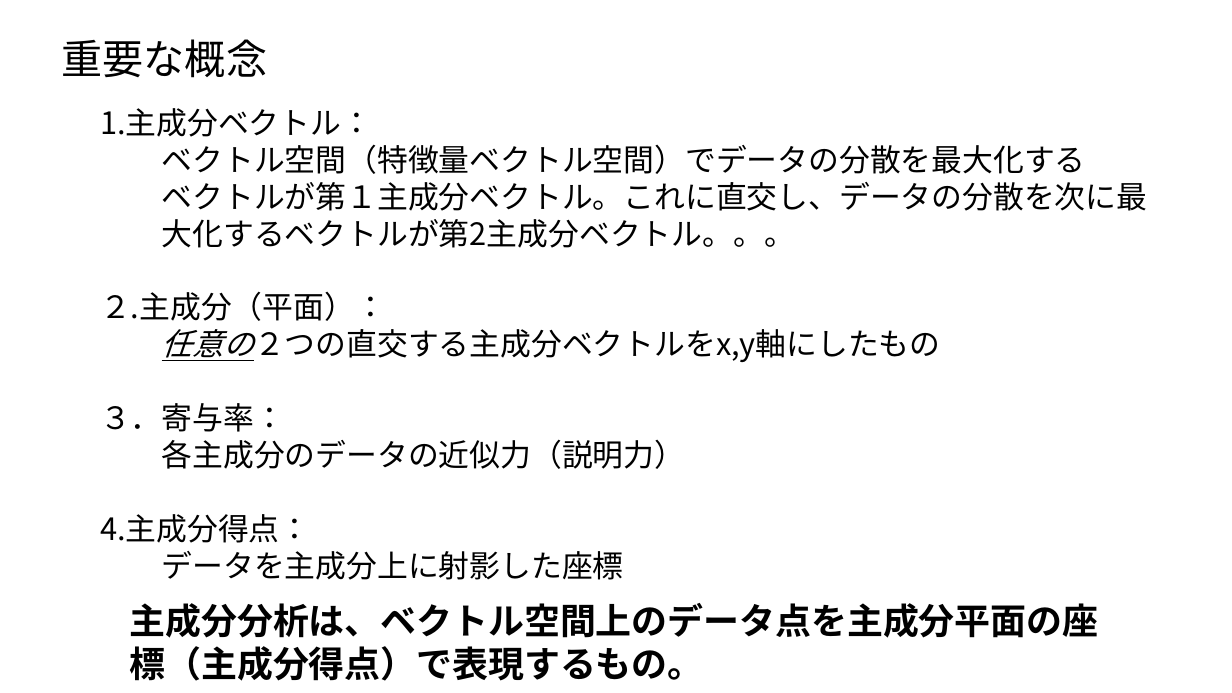
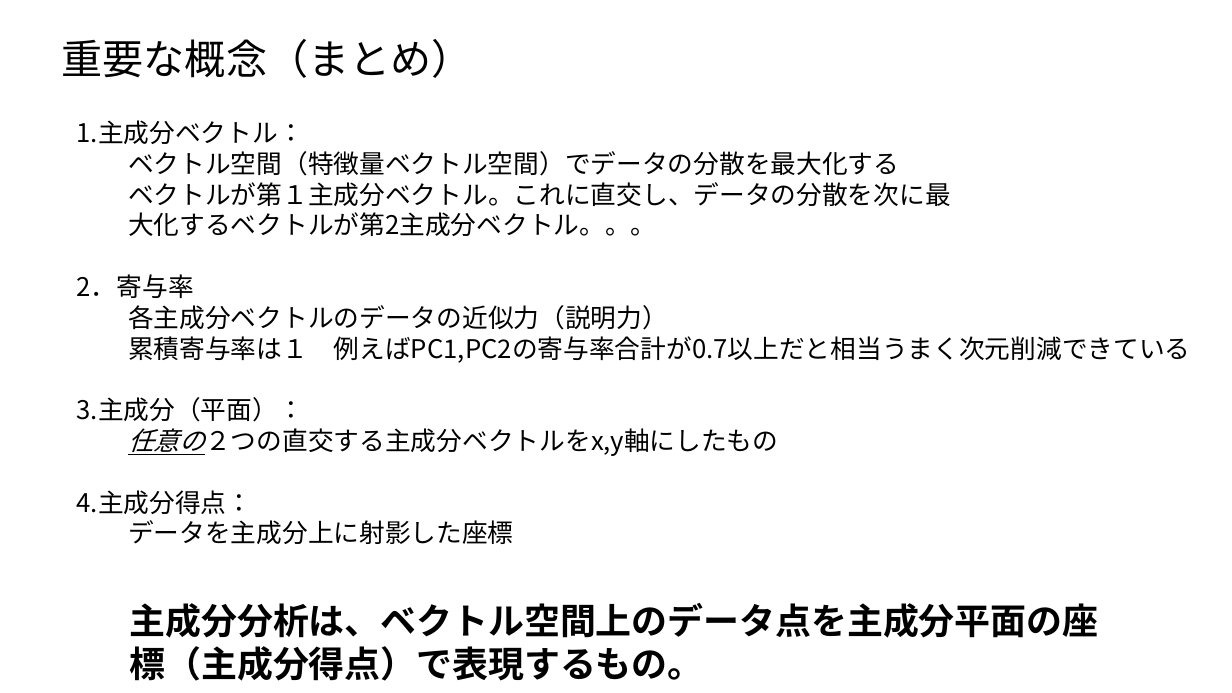
Before and after one commit to ueharaLab/NLP_7-PCA, a slide deck: slide 30 of NLP_6 PCA(BASICS).pptx (slide 26 before the commit). Drawn at 1232x693 pixels with LibreOffice and Linux fonts; fonts in the diff are those of the drawing. Boxes give left, top, right and bottom in pixels: in the first picture for what was removed or moved away, otherwise in the second. Text is boxed around its words. In the diff, an @@ line names an element or a change of style, - is before the commit and + after.

```diff
--- a/NLP_6 PCA(BASICS).pptx
+++ b/NLP_6 PCA(BASICS).pptx
@@ text at (62, 39, 473, 78): text changed @@
-重要な概念
+重要な概念（まとめ）
@@ text "1.主成分ベクトル：": place and size @@
-text "1.主成分ベクトル：" at (100, 108, 1148, 580)
+text "1.主成分ベクトル：" at (77, 120, 1191, 544)
@@ text at (77, 120, 951, 544): size 24 to 20 pt in "1.主成分ベクトル：", "ベクトル空間（特徴量ベクトル空間）でデータの分散を最大化する", "ベクトルが第１主成分ベクトル。これに直交し、データの分散を次に最", "大化するベクトルが第2主成分ベクトル。。。" and 3 more places @@
@@ text at (77, 274, 1191, 422): text changed; size 24 to 20 pt @@
-２.主成分（平面）：
+2．寄与率
+各主成分ベクトルのデータの近似力（説明力）
+累積寄与率は１ 例えばPC1,PC2の寄与率合計が0.7以上だと相当うまく次元削減できている
+3.主成分（平面）：
@@ text at (100, 403, 686, 469): paragraphs removed @@
-３．寄与率：
-各主成分のデータの近似力（説明力）
```
Also in this commit, not shown: 25 other slides changed, 6 slides added, 10 other files.
